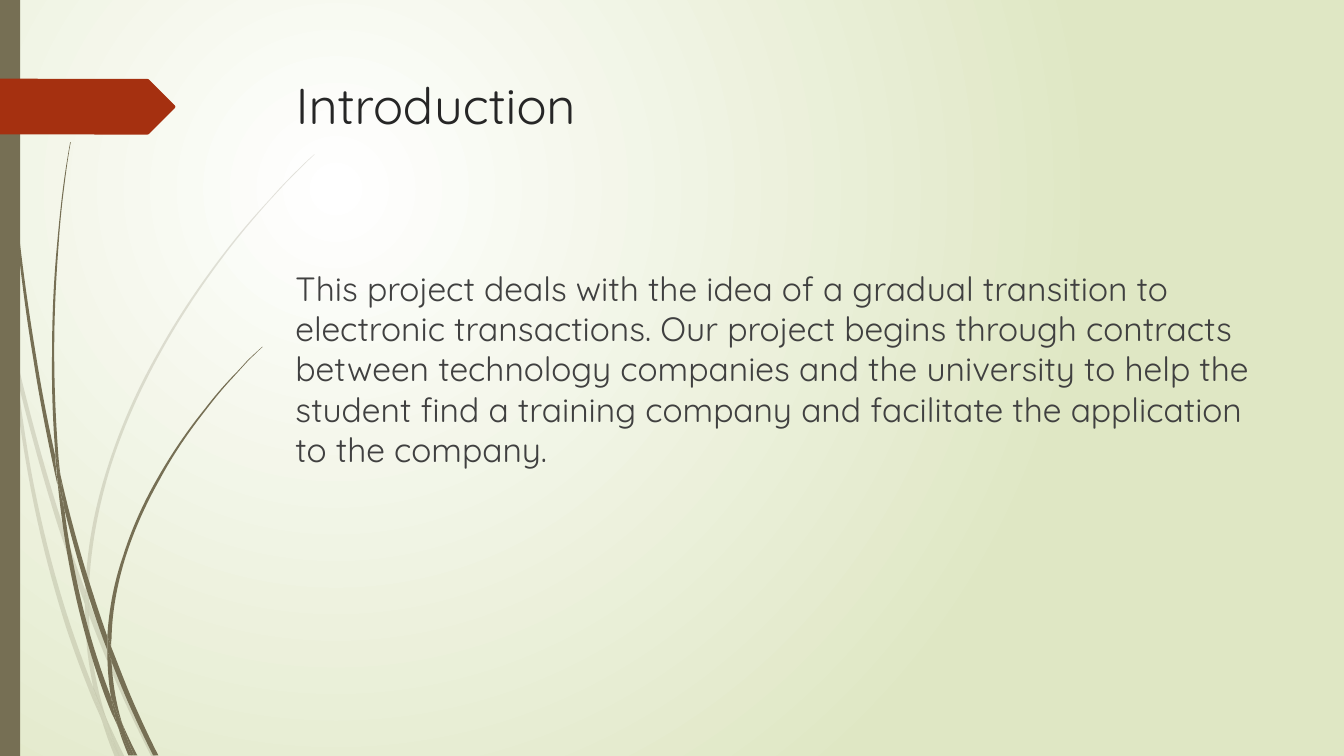
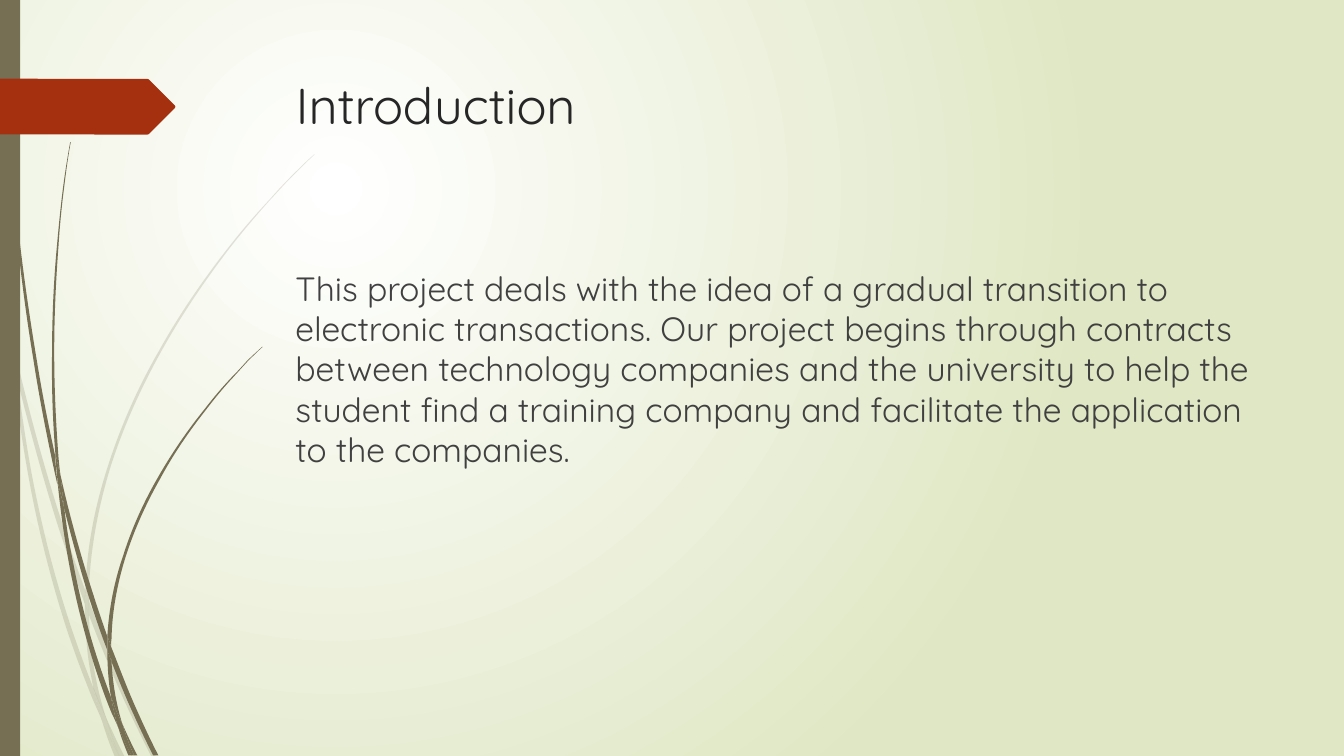
Before and after one commit to Mohammadalborini/final-project, a slide deck: slide 3 of e-practical training/E-practical training.pptx. Drawn at 1344x756 pixels with LibreOffice and Linux fonts; fonts in the diff are those of the drawing. Boxes give left, top, right and bottom in pixels: in the first picture for what was removed or moved away, otherwise in the second. Text is boxed around its words. In the diff, an @@ line names an element or a change of style, - is before the commit and + after.

```diff
--- a/e-practical training/E-practical training.pptx
+++ b/e-practical training/E-practical training.pptx
@@ text at [295, 276, 1248, 469]: text changed @@
-This project deals with the idea of a gradual transition to electronic transactions. Our project begins through contracts between technology companies and the university to help the student find a training company and facilitate the application to the company.
+This project deals with the idea of a gradual transition to electronic transactions. Our project begins through contracts between technology companies and the university to help the student find a training company and facilitate the application to the companies.
```
Also in this commit, not shown: 2 other slides changed, 1 slide added, 2 other files.
